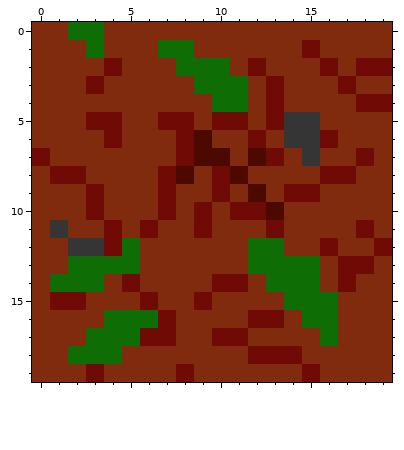
Pixel-art sprite, stored at src/main/resources/background/background_forest.png. The picture above is the old version.
The file is 40x40 pixels, drawn in blocks of 2x2; one block is one cell here.
After the commit:
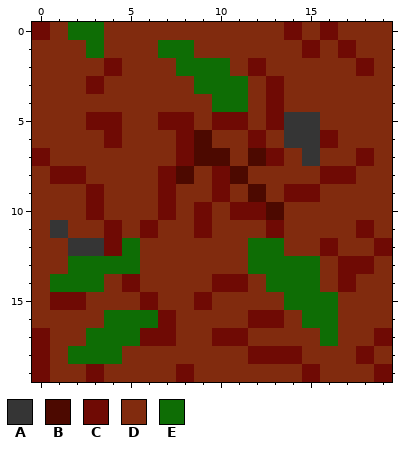
Palette (. is transparent): A #353535  B #4c0900  C #6f0a04  D #812b0e  E #0e6d05
Diff:
@@ x 0..19 @@
- 0 DDEEDDDDDDDDDDDDDDDD
- 1 DDDEDDDEEDDDDDDCDDDD
- 2 DDDDCDDDEEEDCDDDCDCC
- 3 DDDCDDDDDEEEDCDDDCDD
- 4 DDDDDDDDDDEEDCDDDDCC
+ 0 CDEEDDDDDDDDDDCDCDDD
+ 1 DDDEDDDEEDDDDDDCDCDD
+ 2 DDDDCDDDEEEDCDDDDDCD
+ 3 DDDCDDDDDEEEDCDDDDDD
+ 4 DDDDDDDDDDEEDCDDDDDD
  5 DDDCCDDCCDCCDCAADDDD
@@ x 0..19 @@
 16 DDDDEEECDDDDCCDEEDDD
-17 DDDEEECCDDCCDDDDEDDD
-18 DDEEEDDDDDDDCCCDDDDD
-19 DDDCDDDDCDDDDDDCDDDD
+17 CDDEEECCDDCCDDDDEDDC
+18 CDEEEDDDDDDDCCCDDDCD
+19 CDDCDDDDCDDDDDDCDDDC
